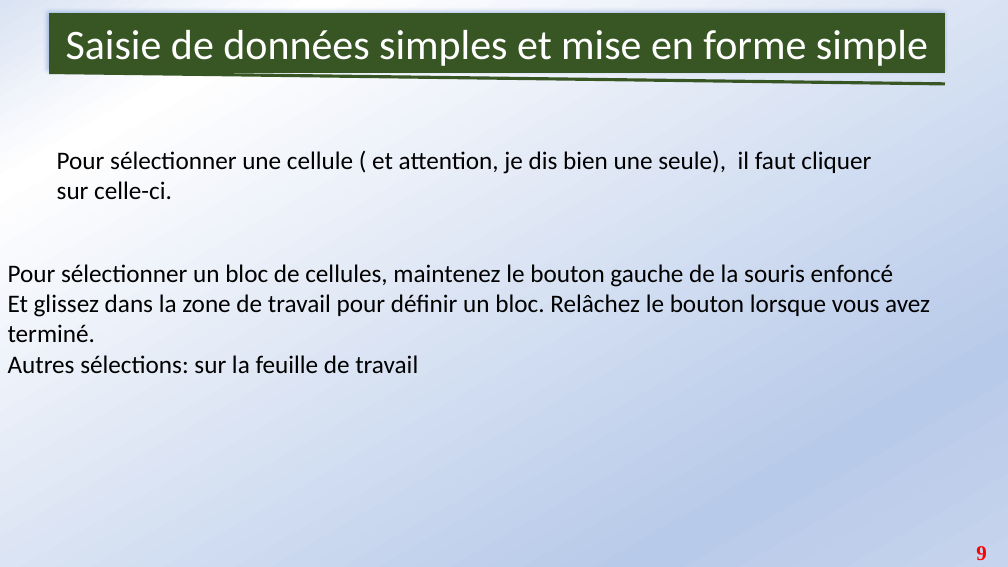
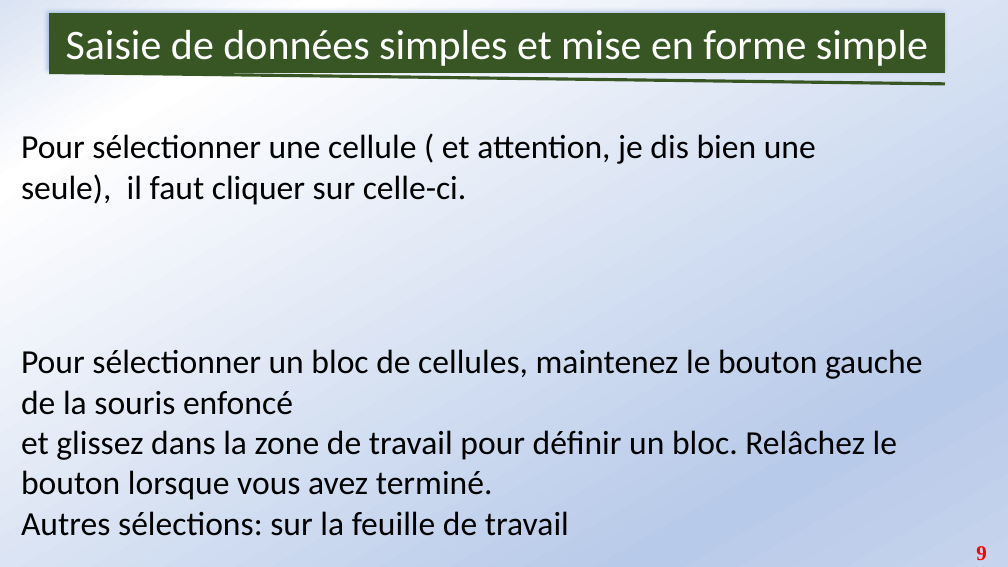
Before and after one commit to Abson-dev/Formation-Excel-IFDC, a slide deck: slide 9 of Cours/IFDC_1.pptx. Drawn at 1008x567 pixels with LibreOffice and Linux fonts; fonts in the diff are those of the drawing. Boxes give left, top, right and bottom in pixels: in the first picture for what was removed or moved away, otherwise in the second. Text is boxed around its words. In the diff, an @@ line names an element or a change of style, - is before the commit and + after.

```diff
--- a/Cours/IFDC_1.pptx
+++ b/Cours/IFDC_1.pptx
@@ text "Pour sélectionner une cellule ( ..." moved from (x1=57, y1=150, x2=871, y2=200) to (x1=21, y1=134, x2=816, y2=205) @@
@@ text "Pour sélectionner une cellule ( ..." at (x1=21, y1=134, x2=816, y2=205): size 24 to 32 pt @@
@@ text "Pour sélectionner un bloc de ..." moved from (x1=8, y1=264, x2=930, y2=374) to (x1=21, y1=349, x2=922, y2=536) @@
@@ text at (x1=21, y1=349, x2=922, y2=536): size 24 to 32 pt in "Pour sélectionner un bloc de cellules, maintenez ...", "Autres sélections: sur la feuille de travail" @@
@@ text at (x1=21, y1=430, x2=897, y2=500): text changed; size 24 to 32 pt @@
-Et glissez dans la zone de travail pour définir un bloc. Relâchez le bouton lorsque vous avez terminé.
+et glissez dans la zone de travail pour définir un bloc. Relâchez le bouton lorsque vous avez terminé.
```
Also in this commit, not shown: 11 other slides changed.
